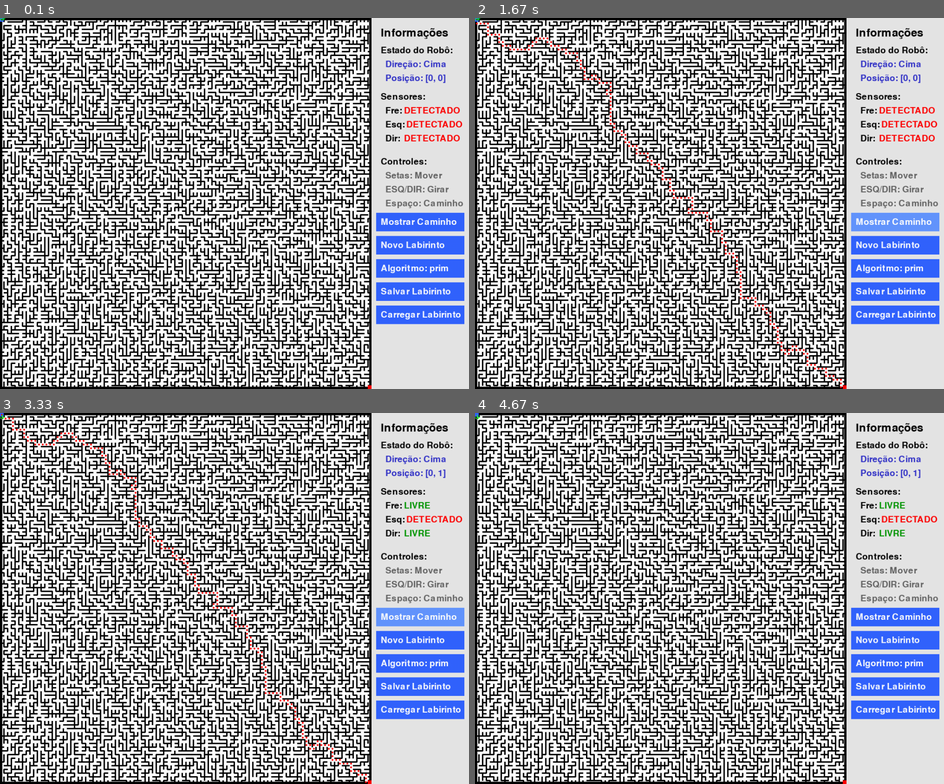
Above: before the commit, frames 1-4 (two rows, left to right).
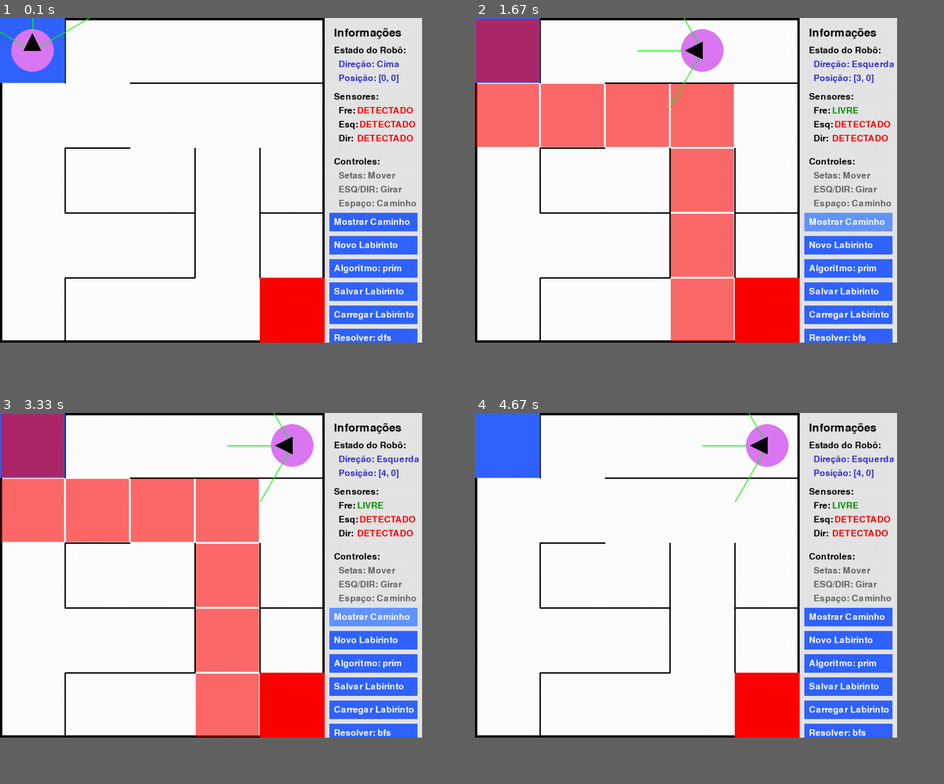
Above: after the commit, the same moments.

Repository: arturgcr/Simulador_Labirinto_LCA
Game: pygame game, started from Simulador - Pygame/main.py
Two runs of this game, one before a commit and one after it. Both use one fixed random seed, a clock stepped at 60 frames per second and the inputs below.
Inputs (mouse positions are in pixels of both pictures, inside the frame that each line leads up to):
- Up to frame 1 (0.1 s): no input
- Up to frame 2 (1.67 s): tap Space at 0.33 s; click (850, 337) at 0.72 s, where only the run after the commit has a clickable "Resolver: dfs"; hold Up from 1.5 s (still down)
- Up to frame 3 (3.33 s): release Up at 1.97 s; hold Right 2-2.47 s; hold Left 2.5-3.03 s; hold Down from 3.07 s (still down)
- Up to frame 4 (4.67 s): release Down at 3.37 s; hold Left 3.4-3.8 s; tap Space at 3.83 s; hold Right from 4.57 s (still down)
In our replay, the window is 900x712 before the commit and 810x623 after it. These sizes can differ from the game's own. Grey fills any space a smaller window leaves; there, only what the larger window draws over its background counts as a difference.

The runs differ from the first frame. In frame 1, 50% of the frame differs, in the area x 0-99%, y 0-100%; in frame 2, 60%; in frame 3, 59%; in frame 4, 51%.

Commit message:
ADD: Adicionado novo algoritmo de geração de labirinto

Diff:
--- a/Simulador - Pygame/include/labirinto.py
+++ b/Simulador - Pygame/include/labirinto.py
@@ -26,6 +26,7 @@
         self.fim = (colunas - 1, linhas - 1)
         self.gerar_labirinto()
         self._definir_paredes_externas()
+        self.simulador = None  # Será atribuído externamente pelo SimuladorLabirinto
 
     def _definir_paredes_externas(self):
         """Define paredes externas ao redor de todo o labirinto"""
@@ -67,13 +68,13 @@
     def gerar_labirinto(self):
         """
         Gera o labirinto usando o algoritmo especificado
-
-        Chama o método apropriado baseado no algoritmo selecionado
         """
         if self.algoritmo == 'prim':
             self._gerar_labirinto_prim()
         elif self.algoritmo == 'kruskal':
             self._gerar_labirinto_kruskal()
+        elif self.algoritmo == 'growingtree':
+            self._gerar_labirinto_growing_tree_com_cycles()
 
     def resolver(self):
         """
@@ -231,6 +232,51 @@
 
                 # Une os conjuntos
                 unir(u, v)
+
+    def _gerar_labirinto_growing_tree_com_cycles(self):
+        """
+        Implementação do algoritmo Growing Tree com permissão de ciclos
+        """
+        self.labirinto = nx.Graph()
+
+        self.paredes = {
+            (x, y, d)
+            for x in range(self.linhas)
+            for y in range(self.colunas)
+            for d in ['R', 'D']
+        }
+        self._adicionar_paredes_borda()
+
+        visitado = [[False for _ in range(self.colunas)] for _ in range(self.linhas)]
+
+        def vizinhos_validos(cx, cy):
+            direcoes = [(-1, 0), (1, 0), (0, -1), (0, 1)]
+            random.shuffle(direcoes)
+            for dx, dy in direcoes:
+                nx_, ny_ = cx + dx, cy + dy
+                if 0 <= nx_ < self.linhas and 0 <= ny_ < self.colunas:
+                    yield nx_, ny_
+
+        x0, y0 = random.randrange(0, self.linhas), random.randrange(0, self.colunas)
+        visitado[x0][y0] = True
+        lista = [(x0, y0)]
+
+        while lista:
+            x, y = lista[-1]
+            vizinhos = list(vizinhos_validos(x, y))
+            random.shuffle(vizinhos)
+            encontrou = False
+            for nx_, ny_ in vizinhos:
+                if not visitado[nx_][ny_] or random.random() < 0.15:  # 15% chance de criar ciclo
+                    self.labirinto.add_edge((x, y), (nx_, ny_))
+                    self._remover_parede_entre((x, y), (nx_, ny_))
+                    if not visitado[nx_][ny_]:
+                        visitado[nx_][ny_] = True
+                        lista.append((nx_, ny_))
+                    encontrou = True
+                    break
+            if not encontrou:
+                lista.pop()
 
     # =============================================
     # MÉTODOS AUXILIARES
@@ -267,3 +313,12 @@
                 self.paredes.discard((x1, y1, 'R'))
             else:
                 self.paredes.discard((x2, y2, 'R'))
+
+    def get_grafo(self):
+        return self.labirinto
+
+    def get_inicio(self):
+        return self.inicio
+
+    def get_fim(self):
+        return self.fim
--- a/Simulador - Pygame/include/robo.py
+++ b/Simulador - Pygame/include/robo.py
@@ -5,6 +5,7 @@
     def __init__(self, inicio, labirinto):
         self.posicao = list(inicio)
         self.labirinto = labirinto
+        self.labirinto.simulador = None  # default
         self.direcao = 0  # 0: cima, 1: direita, 2: baixo, 3: esquerda
         self.cor = (220, 120, 245)
         self.cor_seta = (0, 0, 0)
@@ -256,3 +257,59 @@
             },
             'direcao': self.direcao
         }
+
+    def _rotacionar_para(self, nova_direcao):
+        """Gira o robô para a direção desejada"""
+        while self.direcao != nova_direcao:
+            self.girar_direita()
+
+    def _parede_a_frente(self):
+        self.detectar_paredes()
+        return self.deteccoes['frente']
+
+    def resolver_com_movimento(self, algoritmo='dfs'):
+        visitado = set()
+        caminho = []
+
+        if not hasattr(self.labirinto, 'simulador') or self.labirinto.simulador is None:
+            print("ERRO: self.labirinto.simulador está None")
+            return
+
+        def animar():
+            self.labirinto.simulador.desenhar_labirinto()
+            pygame.display.flip()
+            for event in pygame.event.get():
+                if event.type == pygame.QUIT:
+                    pygame.quit()
+                    exit()
+            self.labirinto.simulador.relogio.tick(100)  # ajuste de velocidade
+
+        def dfs(x, y):
+            pos = (x, y)
+            if pos in visitado:
+                return False
+            visitado.add(pos)
+            caminho.append(pos)
+
+            if pos == self.labirinto.fim:
+                return True
+
+            for nova_direcao in range(4):
+                self._rotacionar_para(nova_direcao)
+                animar()
+
+                if not self._parede_a_frente():
+                    self.mover('F')
+                    animar()
+
+                    if dfs(*self.posicao):
+                        return True
+
+                    self.mover('B')  # backtrack
+                    animar()
+
+            caminho.pop()
+            return False
+
+        dfs(*self.posicao)
+        self.caminho_encontrado = caminho
--- a/Simulador - Pygame/main.py
+++ b/Simulador - Pygame/main.py
@@ -8,24 +8,25 @@
 # =============================================
 
 # Dimensões da janela principal e do painel lateral
-LARGURA, ALTURA = 800, 800
+LARGURA, ALTURA = 700, 700
 LARGURA_INFO = 210
 
 # Tamanho do labirinto (em células)
-LINHAS, COLUNAS = 100, 100
+LINHAS, COLUNAS = 5, 5
 
 # Tamanho de cada célula (ajustado para caber na janela)
 TAMANHO_CELULA = min(LARGURA // COLUNAS, ALTURA // LINHAS)
 
 # Paleta de cores
-BRANCO = (255, 255, 255)     # Fundo
-PRETO = (0, 0, 0)            # Paredes
-AZUL = (50, 100, 255)        # Ponto de início
-VERMELHO = (255, 0, 0)     # Ponto final
-VERDE = (50, 255, 100)       # Robô
-CINZA = (200, 200, 200)      # Painel lateral
-ROXO = (150, 50, 255)        # Caminho da solução
-AZUL_CLARO = (100, 150, 255) # Botão ativo
+BRANCO = (255, 255, 255)                    # Fundo
+PRETO = (0, 0, 0)                           # Paredes
+AZUL = (50, 100, 255)                       # Ponto de início
+VERMELHO = (255, 0, 0)                      # Ponto final
+VERDE = (50, 255, 100)                      # Robô
+CINZA = (200, 200, 200)                     # Painel lateral
+ROXO = (150, 50, 255)                       # Caminho da solução
+AZUL_CLARO = (100, 150, 255)                # Botão ativo
+VERMELHO_TRANSPARENTE = (255, 0, 0, 150)    # Caminho transparente
 
 # =============================================
 # CLASE PRINCIPAL DO SIMULADOR
@@ -55,10 +56,14 @@
         # self.robo = Robo(self.labirinto.inicio, self.labirinto)  # Passe o labirinto como parâmetro
         self.caminho_solucao = self.labirinto.resolver()      # Solução do labirinto
 
-        # Estados do jogo
+        # Estados do simulador
         self.mostrar_caminho = False   # Se deve mostrar o caminho da solução
         self.algoritmo = 'prim'        # Algoritmo atual de geração
         self.ultimo_evento = None      # Último evento processado
+        self.algoritmo_solucao = 'dfs'  # Algoritmo de busca inicial
+        self.botoes_laterais = {}
+        self.labirinto.simulador = self
+
 
     def criar_pasta_dados(self):
         """Cria a pasta 'data' se não existir para armazenar labirintos salvos"""
@@ -124,12 +129,14 @@
                          TAMANHO_CELULA, TAMANHO_CELULA))
 
     def desenhar_caminho_solucao(self):
-        """Renderiza o caminho da solução (se existir)"""
+        """Renderiza o caminho da solução (se existir) com transparência"""
         for x, y in self.caminho_solucao:
-            pygame.draw.circle(self.tela, VERMELHO,
-                             (int(x * TAMANHO_CELULA + TAMANHO_CELULA / 2),
-                             int(y * TAMANHO_CELULA + TAMANHO_CELULA / 2)),
-                             TAMANHO_CELULA // 4)
+            # Cria uma superfície temporária com transparência
+            transparent_surface = pygame.Surface((TAMANHO_CELULA - 4, TAMANHO_CELULA - 4), pygame.SRCALPHA)
+            # Desenha o retângulo na superfície temporária
+            pygame.draw.rect(transparent_surface, VERMELHO_TRANSPARENTE, (0, 0, TAMANHO_CELULA - 4, TAMANHO_CELULA -4))
+            # Posiciona a superfície na tela principal
+            self.tela.blit(transparent_surface, (x * TAMANHO_CELULA + 2, y * TAMANHO_CELULA + 2))
 
     def desenhar_painel_lateral(self):
         """Renderiza o painel lateral com informações organizadas"""
@@ -193,14 +200,14 @@
         ctrl3 = self.fonte.render("Espaço: Caminho", True, (100, 100, 100))
         self.tela.blit(ctrl3, (LARGURA + 30, 390))
 
-        # Botões (mantenha sua implementação existente)
         botao_caminho = self.criar_botao(420, "Mostrar Caminho", AZUL_CLARO if self.mostrar_caminho else AZUL)
         botao_novo = self.criar_botao(470, "Novo Labirinto", AZUL)
         botao_algoritmo = self.criar_botao(520, f"Algoritmo: {self.algoritmo}", AZUL)
         botao_salvar = self.criar_botao(570, "Salvar Labirinto", AZUL)
         botao_carregar = self.criar_botao(620, "Carregar Labirinto", AZUL)
-
-        return botao_caminho, botao_novo, botao_algoritmo, botao_salvar, botao_carregar
+        botao_metodos_de_resolucao = self.criar_botao(670, f"Resolver: {self.algoritmo_solucao}", AZUL)
+
+        return botao_caminho, botao_novo, botao_algoritmo, botao_salvar, botao_carregar, botao_metodos_de_resolucao
 
     def criar_botao(self, y, texto, cor):
         """Cria um botão retangular na posição vertical y com o texto especificado"""
@@ -208,6 +215,12 @@
         texto_render = self.fonte.render(texto, True, BRANCO)
         self.tela.blit(texto_render, (LARGURA + 20, y + 10))
         return botao
+
+    def trocar_algoritmo_solucao(self):
+        opcoes = ['dfs', 'bfs', 'aestrela']
+        idx = opcoes.index(self.algoritmo_solucao)
+        self.algoritmo_solucao = opcoes[(idx + 1) % len(opcoes)]
+
 
     def desenhar_instrucoes(self):
         """Exibe as instruções de controle no painel lateral"""
@@ -262,8 +275,14 @@
         pos = pygame.mouse.get_pos()
         if pos[0] > LARGURA:  # Verifica se clique foi no painel
             botoes = self.desenhar_painel_lateral()
-            botao_caminho, botao_novo, botao_algoritmo, botao_salvar, botao_carregar = botoes
-
+            botao_caminho, botao_novo, botao_algoritmo, botao_salvar, botao_carregar, botao_metodos_de_resolucao = botoes
+
+
+            # if pos[0] > LARGURA and self.botoes_laterais:
+            #     if self.botoes_laterais['resolver'].collidepoint(pos):
+            #         self.robo.resolver_com_movimento(self.algoritmo_solucao)
+            #     elif self.botoes_laterais['modo'].collidepoint(pos):
+            #         self.trocar_algoritmo_solucao()
             if botao_caminho.collidepoint(pos):
                 self.mostrar_caminho = not self.mostrar_caminho  # Alterna caminho
             elif botao_novo.collidepoint(pos):
@@ -274,16 +293,26 @@
                 self.salvar_labirinto()      # Salva labirinto atual
             elif botao_carregar.collidepoint(pos):
                 self.carregar_labirinto()    # Carrega labirinto salvo
+            elif botao_metodos_de_resolucao.collidepoint(pos):
+                self.trocar_algoritmo_solucao()
+                self.robo.resolver_com_movimento(self.algoritmo_solucao)  # Resolve o labirinto com o novo algoritmo
+
 
     def criar_novo_labirinto(self):
         """Gera um novo labirinto com o algoritmo atual"""
         self.labirinto = Labirinto(LINHAS, COLUNAS, self.algoritmo)
+        self.labirinto.simulador = self
         self.robo = Robo(self.labirinto.inicio, self.labirinto)  # Adicionei o segundo parâmetro
         self.caminho_solucao = self.labirinto.resolver()
 
     def alternar_algoritmo(self):
         """Alterna entre os algoritmos de geração de labirinto"""
-        self.algoritmo = 'kruskal' if self.algoritmo == 'prim' else 'prim'
+        if self.algoritmo == 'prim':
+            self.algoritmo = 'kruskal'
+        elif self.algoritmo == 'kruskal':
+            self.algoritmo = 'growingtree'
+        else:
+            self.algoritmo = 'prim'
         self.criar_novo_labirinto()
 
     def salvar_labirinto(self):
@@ -310,6 +339,7 @@
                 self.labirinto = Labirinto.carregar_de_arquivo(f"Simulador - Pygame/data/{ultimo_arquivo}")
                 self.robo = Robo(self.labirinto.inicio, self.labirinto)  # Adicionei o segundo parâmetro
                 self.caminho_solucao = self.labirinto.resolver()
+                self.labirinto.simulador = self
                 print(f"Labirinto {ultimo_arquivo} carregado com sucesso!")
         except Exception as e:
             print(f"Erro ao carregar labirinto: {e}")
